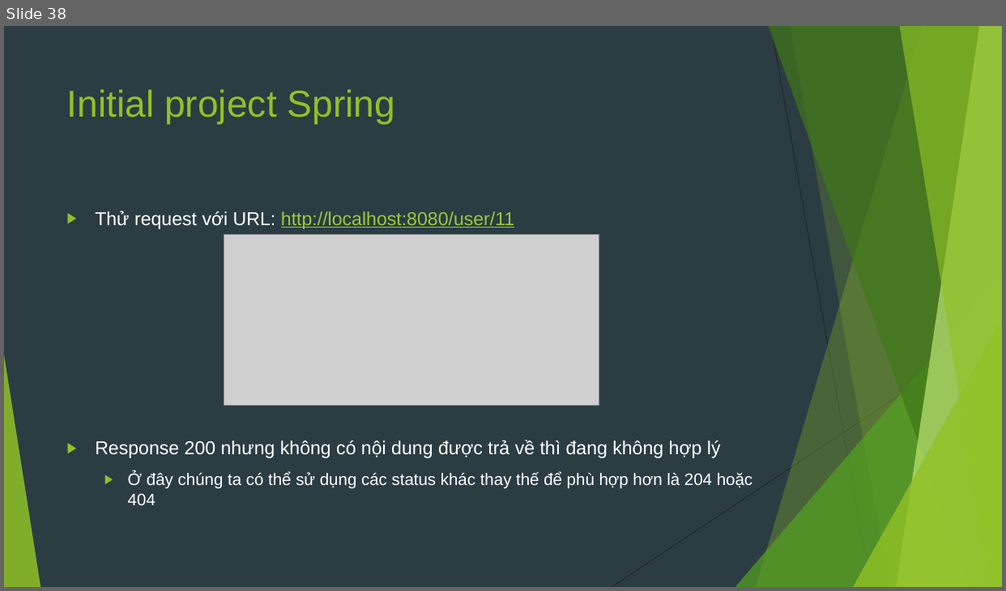
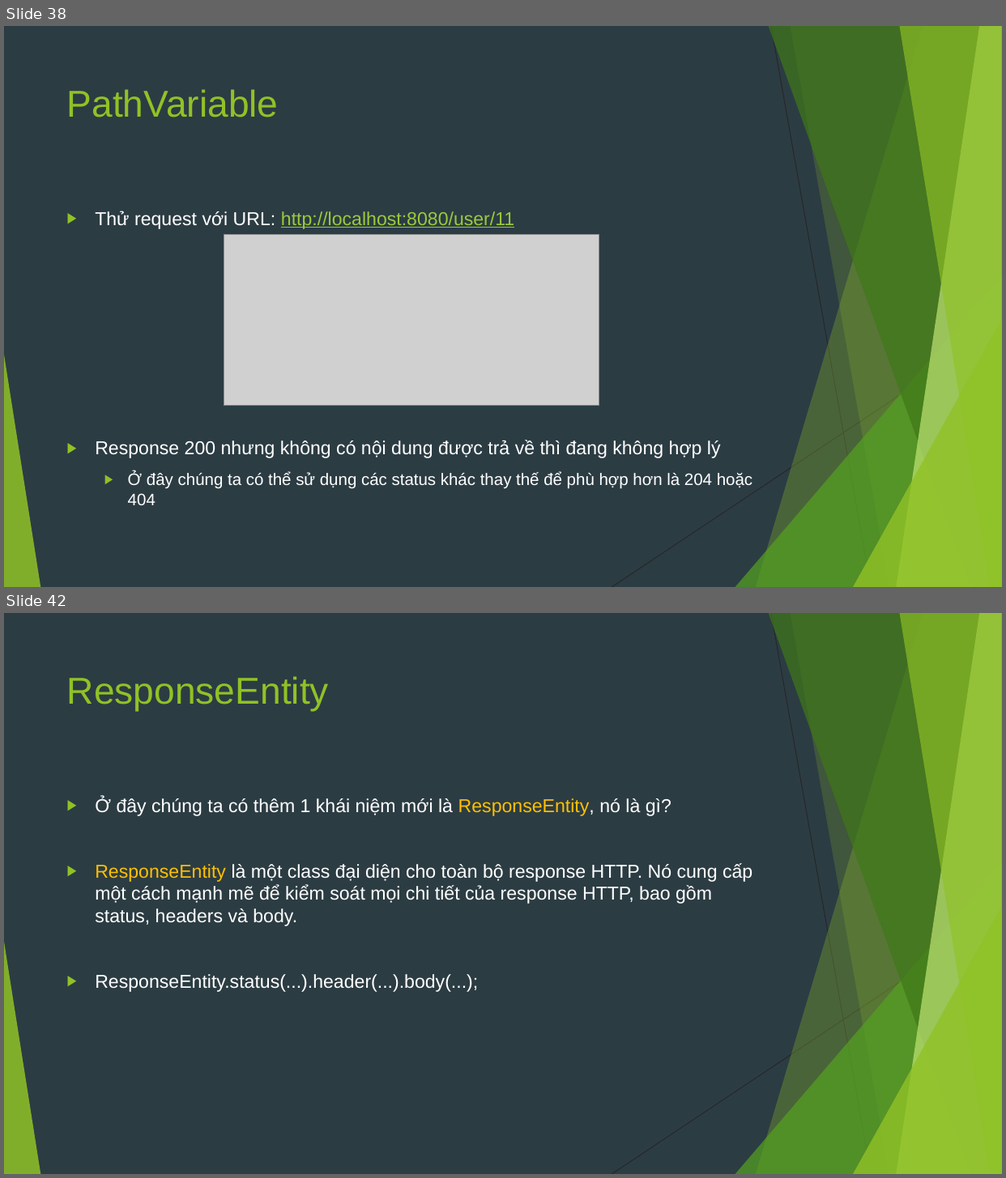
Before and after one commit to sobbingwind/SpringBoot, a slide deck: 02.RESTful API.pptx. Shown one above the other, each under a label of ours: slide 38 before the commit, slides 38 and 42 after it; the slides between them are not shown. The pictures are 1006x591 and 1006x1178 pixels, drawn with LibreOffice and Linux fonts; fonts in the diff are those of the drawing; grey boxes stand for pictures. Boxes give left, top, right and bottom in pixels: in the first picture for what was removed or moved away, otherwise in the second. Text is boxed around its words. In the diff, an @@ line names an element or a change of style, - is before the commit and + after.

```diff
--- a/02.RESTful API.pptx
+++ b/02.RESTful API.pptx
@@ slide 42 added at (4,613,1002,1174), background #2C3C43; not listed: 10 template elements that a slide beside it also shows @@
@@ title added at (67,676,329,712), 36 pt, text #90C226 @@
+ResponseEntity
@@ text added at (95,797,752,992), 18 pt, text #FFFFFF @@
+▶ Ở đây chúng ta có thêm 1 khái niệm mới là ResponseEntity, nó là gì?
+▶ ResponseEntity là một class đại diện cho toàn bộ response HTTP. Nó cung cấp một cách mạnh mẽ để kiểm soát mọi chi tiết của response HTTP, bao gồm status, headers và body.
+▶ ResponseEntity.status(...).header(...).body(...);
@@ slide 38 changed as well @@
@@ title at (67,89,279,118): text changed @@
-Initial project Spring
+PathVariable
```
Also in this commit, not shown: 15 other slides changed, 17 other slides added.
